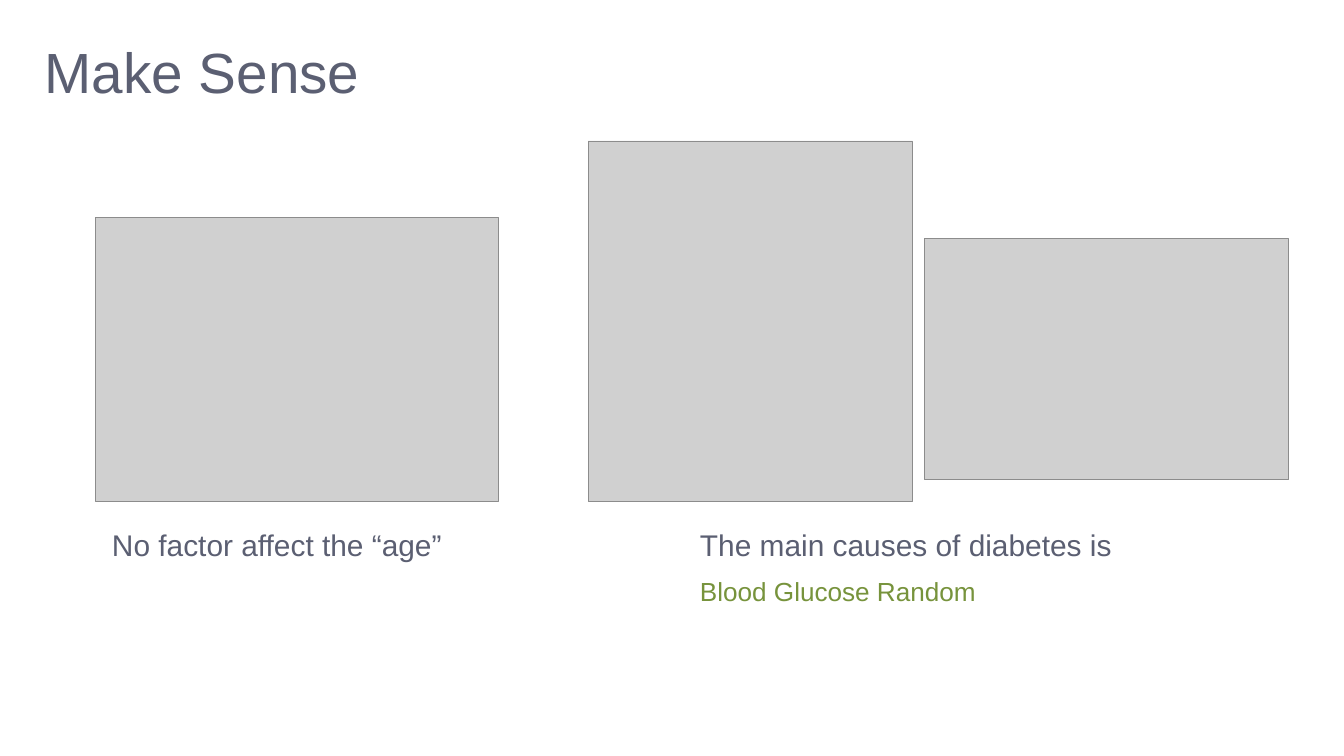
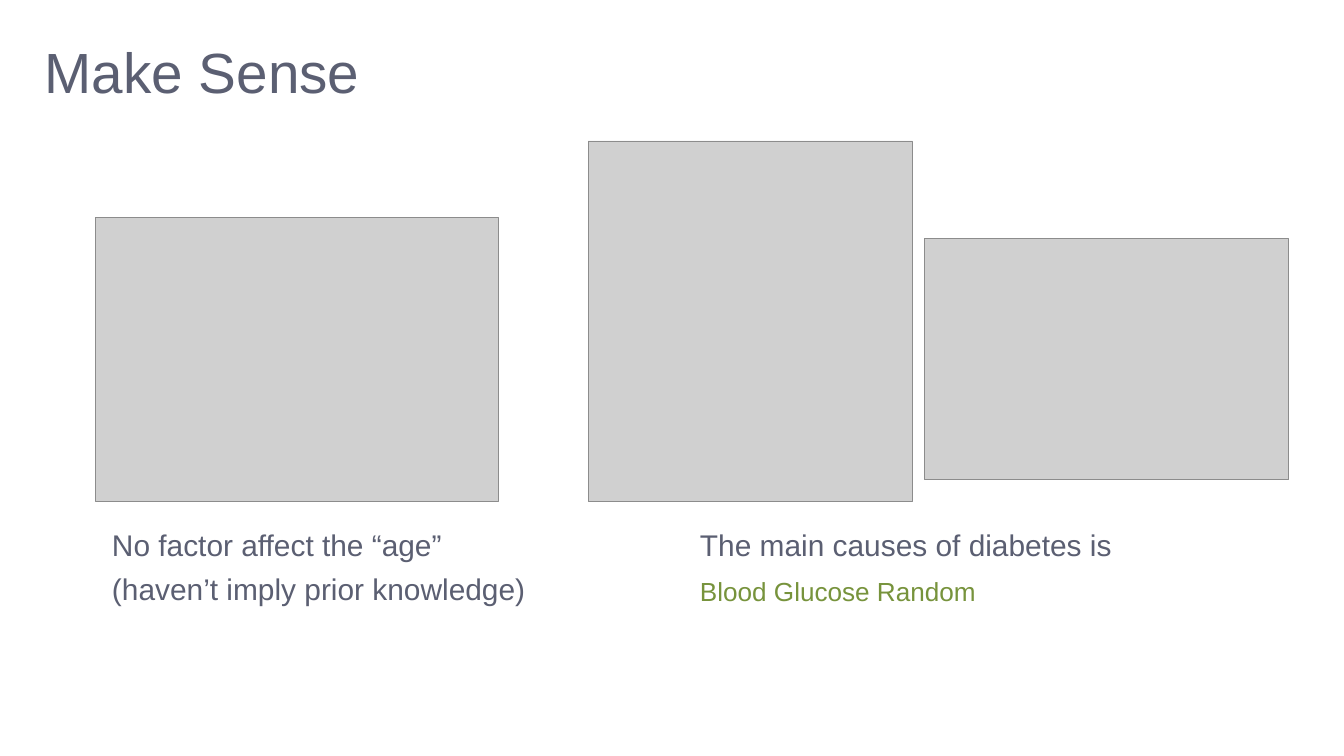
Before and after one commit to LeeMoofon0222/Vizuro_Intern, a slide deck: slide 16 of ckd_process/kidney_disease.pptx (slide 15 before the commit). Drawn at 1344x756 pixels with LibreOffice and Linux fonts; fonts in the diff are those of the drawing; grey boxes stand for pictures; background and template pictures are left out. Boxes give left, top, right and bottom in pixels: in the first picture for what was removed or moved away, otherwise in the second. Text is boxed around its words. In the diff, an @@ line names an element or a change of style, - is before the commit and + after.

```diff
--- a/ckd_process/kidney_disease.pptx
+++ b/ckd_process/kidney_disease.pptx
@@ text at [112,534,525,606]: text changed @@
-No factor affect the “age”
+No factor affect the “age”
+(haven’t imply prior knowledge)
```
Also in this commit, not shown: 1 other slide changed, 9 slides added, 2 slides removed, 23 other files.
